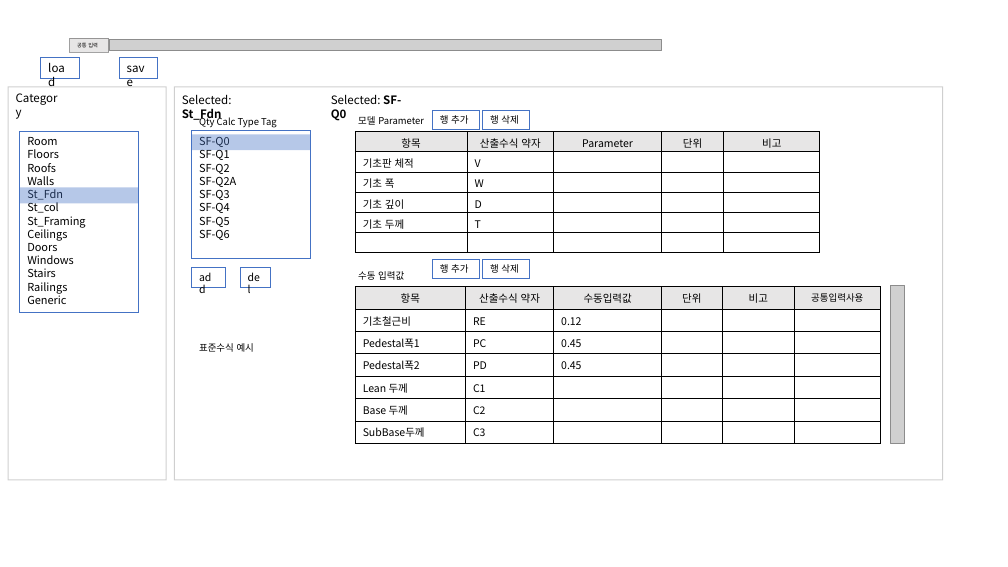
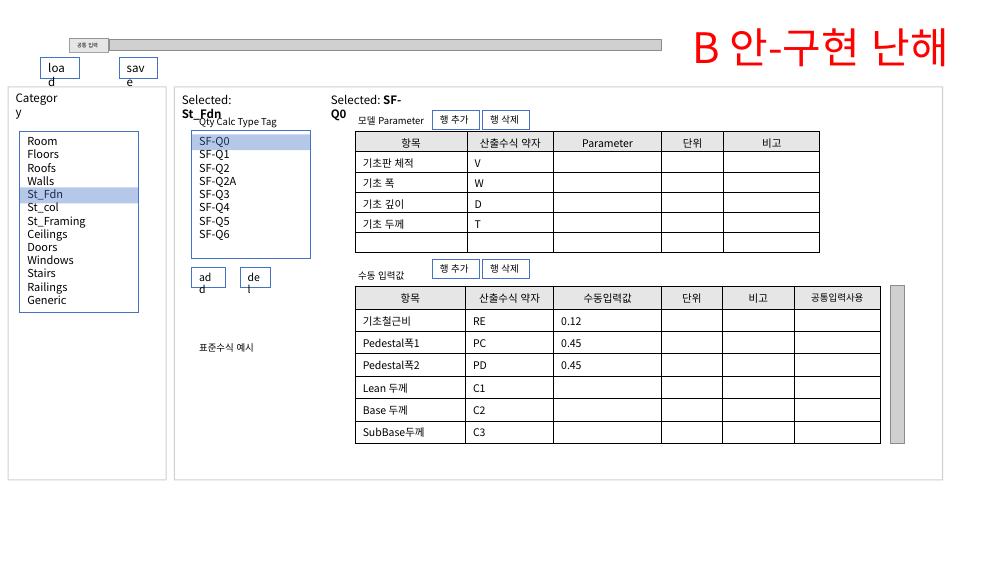
Before and after one commit to hnanmal/mQ, a slide deck: slide 6 of H_FamilyList_FP/화면정의서.pptx (slide 5 before the commit). Drawn at 1008x567 pixels with LibreOffice and Linux fonts; fonts in the diff are those of the drawing; grey boxes stand for pictures; background and template pictures are left out. Boxes give left, top, right and bottom in pixels: in the first picture for what was removed or moved away, otherwise in the second. Text is boxed around its words. In the diff, an @@ line names an element or a change of style, - is before the commit and + after.

```diff
--- a/H_FamilyList_FP/화면정의서.pptx
+++ b/H_FamilyList_FP/화면정의서.pptx
@@ text added at (693,28,949,67), 40 pt, text #FF0000 @@
+B 안-구현 난해
```
Also in this commit, not shown: 1 other slide changed, 1 slide added, 14 other files.
